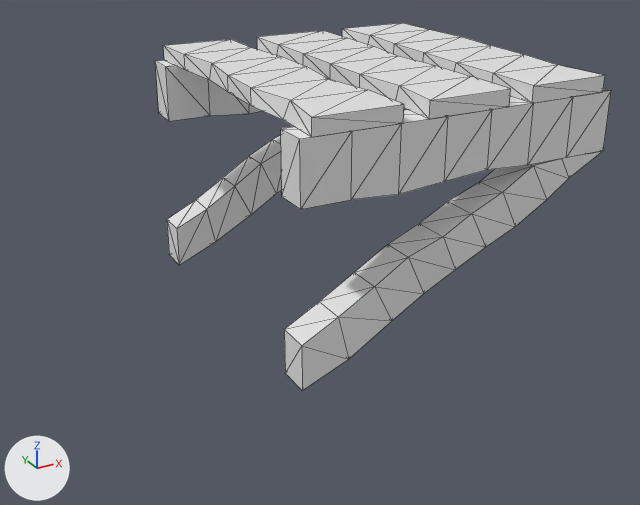
The glTF model Assets/Wooden platform6.glb as it was, and as the next commit left it.
Before and after are seen from a 50 mm camera at (-7.27, -11.63, 2.88) aimed at (-1.06, -0.34, -2.77). Every picture has the same lights, and +X, +Y and +Z are marked at lower left. The picture after the commit comes second. Mesh edges are drawn as thin lines. Vertices at exactly the same position are counted once.

The scene before the commit, as lines of its bpy script (objects in view):
```python
me_cube_027 = bpy.data.meshes.new('Cube.027')
me_cube_027.from_pydata(...)  # 84 vertices, 156 faces; spans x -2.41..2.39, y -2.59..2.57, z -0.12..0.12
me_cube_028 = bpy.data.meshes.new('Cube.028')
me_cube_028.from_pydata(...)  # 64 vertices, 120 faces; spans x -2.57..2.47, y -2.59..2.57, z -1.07..-0.12
me_cube_029 = bpy.data.meshes.new('Cube.029')
me_cube_029.from_pydata(...)  # 80 vertices, 152 faces; spans x -2.57..2.47, y -2.66..2.64, z -3.61..-1.01
ob_cube_012 = bpy.data.objects.new('Cube.012', me_cube_027)
ob_cube_012.location = (0.0, 0.0, 0.0)
ob_cube_013 = bpy.data.objects.new('Cube.013', me_cube_028)
ob_cube_013.location = (0.0, 0.0, 0.0)
ob_cube_014 = bpy.data.objects.new('Cube.014', me_cube_029)
ob_cube_014.location = (0.0, 0.0, 0.0)
```
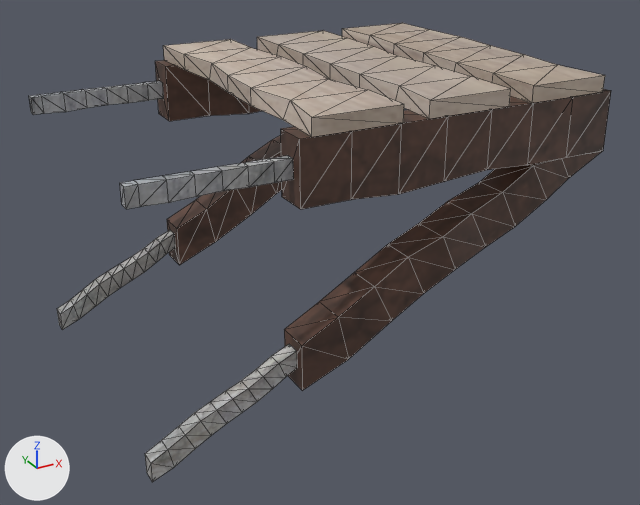
Changed parts and their boxes [x1, y1, x2, y2] in the pictures (640 x 505 px):
'Cube.012', recoloured, surface changed (white to grey): [163, 23, 605, 137] in both
'Cube.014', recoloured, surface changed (white to brown): [167, 135, 602, 391] in both
'Cube.013', recoloured, surface changed (white to brown): [155, 60, 611, 209] in both
'Cube.026', added: after [57, 230, 297, 482]
'Cube.027', added: after [29, 81, 294, 209]

What the commit changed:
Picture 'atlas-map-nothing' (img_atlas_map_nothing) is new.
Material 'Material' (mat_material) is new.
Its texture is img_atlas_map_nothing.
me_cube_027 has 84 vertices, 156 faces and spans x -2.41..2.39, y -2.59..2.57, z -0.12..0.12.
me_cube_027 is used by ob_cube_012; location (0.0, 0.0, 0.0).
me_cube_027 part 1: texture (UV) coordinates of 156 of 156 faces, centred in x -2.4..2.37, y -2.59..2.57, z -0.12..0.12, changed; they spanned u 0.12..0.88, v 0.0..1.0 and now span u 0.35..0.52, v 0.41..0.59.
me_cube_027 gains material mat_material (picture img_atlas_map_nothing).
me_cube_028 has 64 vertices, 120 faces and spans x -2.57..2.47, y -2.59..2.57, z -1.07..-0.12.
me_cube_028 is used by ob_cube_013; location (0.0, 0.0, 0.0).
me_cube_028 part 2: texture (UV) coordinates of 120 of 120 faces, centred in x -2.57..2.47, y -2.59..2.57, z -1.05..-0.12, changed; they spanned u 0.12..0.88, v 0.0..1.0 and now span u 0.84..0.98, v 0.66..0.8.
me_cube_028 gains material mat_material (picture img_atlas_map_nothing).
me_cube_029 has 80 vertices, 152 faces and spans x -2.57..2.47, y -2.66..2.64, z -3.61..-1.01.
me_cube_029 is used by ob_cube_014; location (0.0, 0.0, 0.0).
me_cube_029 part 3: texture (UV) coordinates of 152 of 152 faces, centred in x -2.57..2.38, y -2.61..2.6, z -3.51..-1.01, changed; they spanned u 0.12..0.88, v 0.0..1.0 and now span u 0.84..0.98, v 0.67..0.8.
me_cube_029 gains material mat_material (picture img_atlas_map_nothing).
Mesh me_cube_002 is new.
It has 64 vertices, 120 faces and spans x -4.68..-2.57, y -2.41..2.41, z -0.7..-0.41.
It uses material mat_material (picture img_atlas_map_nothing).
Mesh me_cube_001 is new.
It has 80 vertices, 152 faces and spans x -4.68..-2.57, y -2.45..2.45, z -4.43..-3.08.
It uses material mat_material (picture img_atlas_map_nothing).
Object 'Cube.027' (ob_cube_027) is new; it shows me_cube_002.
Its location is (0.0, 0.0, 0.0).
Object 'Cube.026' (ob_cube_026) is new; it shows me_cube_001.
Its location is (0.0, 0.0, 0.0).
